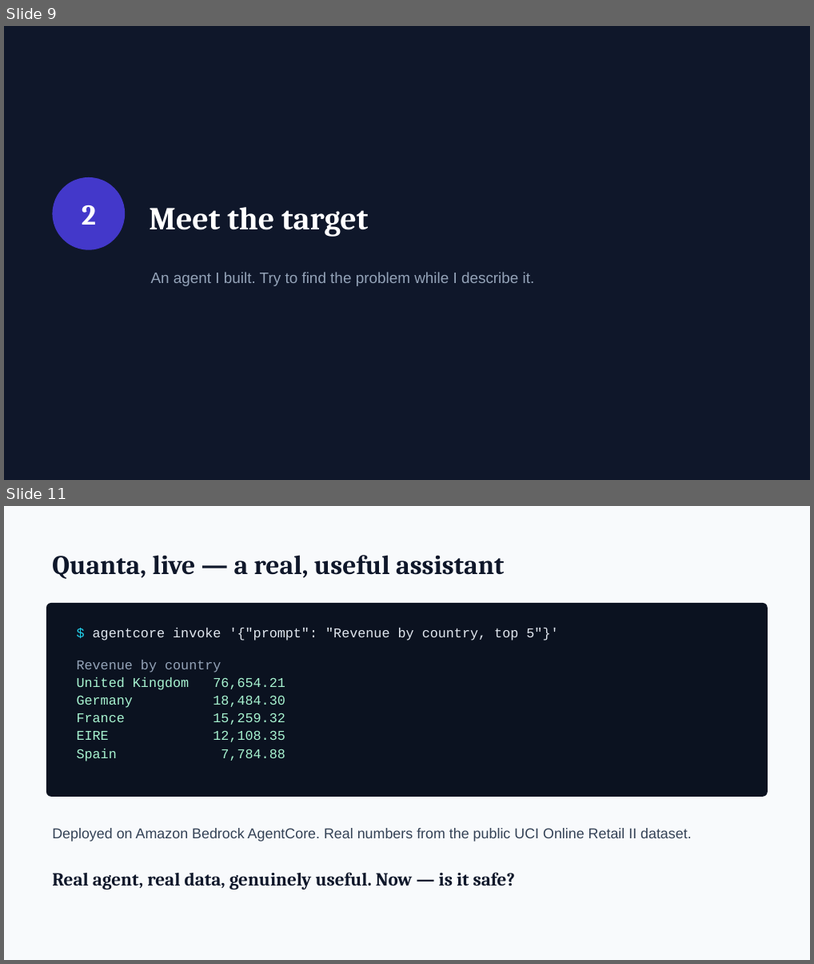
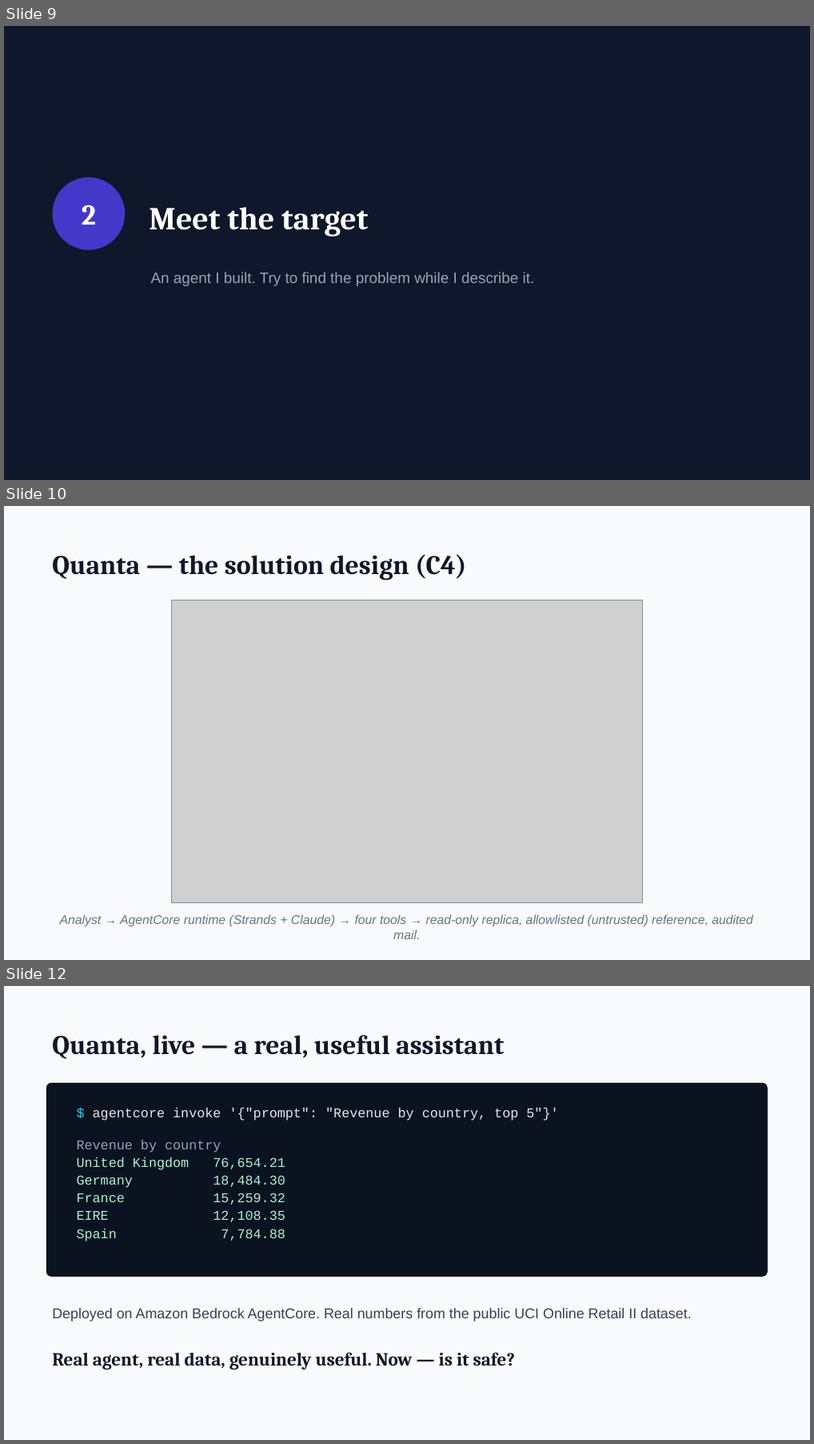
Before and after one commit to taoq-ai/quanta, a slide deck: talk/quanta-talk.pptx. Shown one above the other, each under a label of ours: slides 9 and 11 before the commit, slides 9, 10 and 12 after it; the slides between them are not shown. The pictures are 814x964 and 814x1444 pixels, drawn with LibreOffice and Linux fonts; fonts in the diff are those of the drawing; grey boxes stand for pictures. Boxes give left, top, right and bottom in pixels: in the first picture for what was removed or moved away, otherwise in the second. Text is boxed around its words. In the diff, an @@ line names an element or a change of style, - is before the commit and + after.

```diff
--- a/talk/quanta-talk.pptx
+++ b/talk/quanta-talk.pptx
@@ slide 10 added at <box>4,506,810,960</box>, background #F8FAFC @@
@@ text added at <box>52,554,467,580</box>, 32 pt, text #0F172A, bold @@
+Quanta — the solution design (C4)
@@ picture added at <box>171,600,643,902</box> @@
@@ text added at <box>60,914,754,939</box>, 15 pt, text #64748B, italic @@
+Analyst → AgentCore runtime (Strands + Claude) → four tools → read-only replica, allowlisted (untrusted) reference, audited mail.
@@ what was slide 11 is now slide 12 @@
```
Also in this commit, not shown: 4 slides changed, 12 other files.
